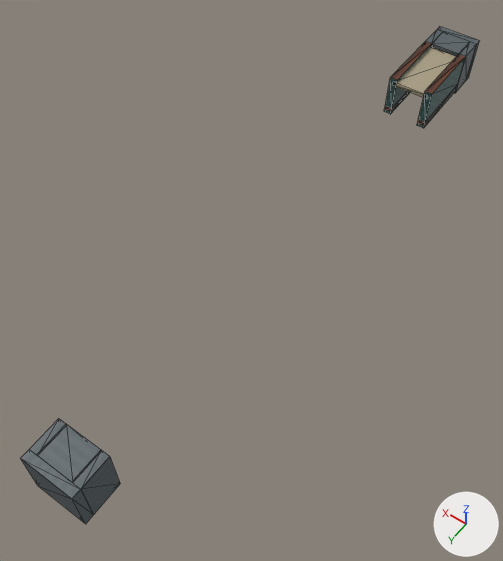
The FBX model Content/Models/level1.fbx: old version first, new version second.
Camera for both pictures: a 50 mm lens placed at (-108.0, 340.0, 242.0), pointed at (8.0, 179.0, -13.0). Arrows for +X, +Y and +Z are at lower right; the lights stay in place. The older version comes first. Mesh edges are drawn as thin lines. Where no turn or scale is listed for an object, it has been applied to the vertices.
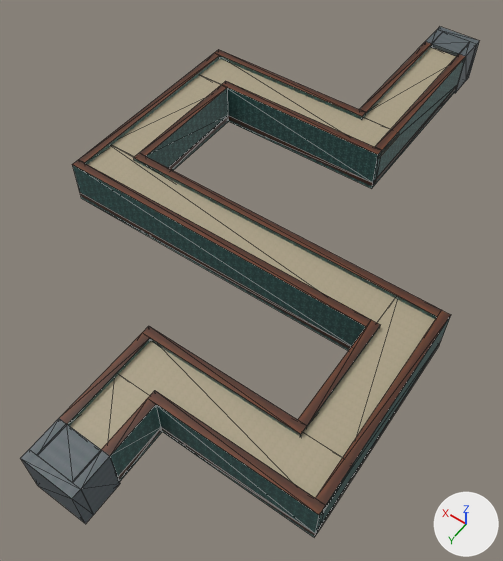
Location of each change, (x1, y1, x2, y2) in pixels of the pictures (503 x 561 px):
'Cube.027', added (cyan): after (72, 160, 371, 351)
'Cube.032', added (beige): after (119, 341, 343, 512)
'Cube.026', added (beige): after (88, 145, 395, 322)
'Cube.023', added (beige): after (304, 298, 435, 457)
'Cube.033', added: after (148, 390, 326, 537)
'Cube.011', added (cyan): after (222, 81, 382, 189)
'Cube.025', added: after (316, 310, 451, 527)
'Cube.003', added (beige): after (200, 59, 399, 157)
'Cube.028', added: after (134, 153, 441, 319)
'Cube.021', added: after (140, 85, 229, 170)
'Cube', moved, rescaled: before (417, 54, 466, 128); after (375, 54, 466, 183)
'Cube.029', added (beige): after (70, 375, 150, 449)
'Cube.002', moved, rescaled (52% wider, 57% taller): before (396, 47, 456, 99); after (364, 47, 456, 129)
'Cube.020', added (beige): after (112, 75, 220, 157)
'Cube.034', added: after (142, 326, 307, 437)
'Cube.031', added: after (101, 398, 162, 481)
'Cube.022', added: after (78, 53, 220, 165)
'Cube.024', added (brown): after (298, 320, 380, 427)
'Cube.030', added (brown): after (59, 333, 151, 426)
'Cube.012', added: after (215, 49, 366, 120)
'Cube.001', moved, rescaled: before (384, 42, 432, 114); after (360, 42, 432, 115)

Patch to the scene script:
```diff
--- a/Content/Models/level1.fbx.py
+++ b/Content/Models/level1.fbx.py
@@ me_cube_023 @@
-me_cube_023.from_pydata(...)  # 12 vertices, 20 faces; spans x 8.0..12.0, y 8.0..48.0, z -2.0..20.0
+me_cube_023.from_pydata(...)  # 12 vertices, 20 faces; spans x 8.0..12.0, y 8.0..80.0, z -2.0..20.0
+# me_cube_023 part 1: the whole mesh is scaled about its middle by (1, 1.8, 1), then moved by (0.0, 16.0, 0.0)
 me_cube_023.materials.append(mat_material_003)
@@ me_cube_022 @@
-me_cube_022.from_pydata(...)  # 12 vertices, 20 faces; spans x -12.0..-8.0, y 8.0..48.0, z -2.0..20.0
+me_cube_022.from_pydata(...)  # 12 vertices, 20 faces; spans x -12.0..-8.0, y 8.0..100.0, z -2.0..20.0
+# me_cube_022 part 2: the whole mesh is scaled about its middle by (1, 2.3, 1), then moved by (0.0, 26.0, 0.0)
 me_cube_022.materials.append(mat_material_003)
@@ me_cube_024 @@
-me_cube_024.from_pydata(...)  # 8 vertices, 12 faces; spans x -10.0..10.0, y 8.0..48.0, z 16.0..18.0
+me_cube_024.from_pydata(...)  # 8 vertices, 12 faces; spans x -10.0..10.0, y 8.0..82.0, z 16.0..18.0
+# me_cube_024 part 3: the whole mesh is scaled about its middle by (1, 1.85, 1), then moved by (0.0, 17.0, 0.0)
 me_cube_024.materials.append(mat_material_002)
@@ ob_cube_026 @@
+ob_cube_026 = bpy.data.objects.new('Cube.026', me_cube_066)  # a box spanning x -58.0..100.0, y 170.0..190.0, z 16.0..18.0; in mat_material_002 (picture img_ceiling_plaster_stain_png)
+ob_cube_026.location = (0.0, 0.0, 0.0)
@@ ob_cube_023 @@
+ob_cube_023 = bpy.data.objects.new('Cube.023', me_cube_063)  # a box spanning x -78.0..-58.0, y 168.0..242.0, z 16.0..18.0; in mat_material_002 (picture img_ceiling_plaster_stain_png)
+ob_cube_023.location = (0.0, 0.0, 0.0)
@@ ob_cube_025 @@
+ob_cube_025 = bpy.data.objects.new('Cube.025', me_cube_065)  # 12 vertices, 20 faces; spans x -80.0..-76.0, y 168.0..260.0, z -2.0..20.0; in mat_material_003 (picture img_wallpaper_andtrim_png)
+ob_cube_025.location = (0.0, 0.0, 0.0)
@@ ob_cube_003 @@
+ob_cube_003 = bpy.data.objects.new('Cube.003', me_cube_043)  # a box spanning x -12.0..100.0, y 82.0..102.0, z 16.0..18.0; in mat_material_002 (picture img_ceiling_plaster_stain_png)
+ob_cube_003.location = (0.0, 0.0, 0.0)
@@ ob_cube_021 @@
+ob_cube_021 = bpy.data.objects.new('Cube.021', me_cube_061)  # 12 vertices, 20 faces; spans x 76.0..80.0, y 104.0..168.0, z -2.0..20.0; in mat_material_003 (picture img_wallpaper_andtrim_png)
+ob_cube_021.location = (0.0, 0.0, 0.0)
@@ ob_cube_031 @@
+ob_cube_031 = bpy.data.objects.new('Cube.031', me_cube_071)  # 12 vertices, 20 faces; spans x -12.0..-8.0, y 264.0..288.0, z -2.0..20.0; in mat_material_003 (picture img_wallpaper_andtrim_png)
+ob_cube_031.location = (0.0, 0.0, 0.0)
@@ ob_cube_020 @@
+ob_cube_020 = bpy.data.objects.new('Cube.020', me_cube_060)  # a box spanning x 78.0..98.0, y 102.0..170.0, z 16.0..18.0; in mat_material_002 (picture img_ceiling_plaster_stain_png)
+ob_cube_020.location = (0.0, 0.0, 0.0)
@@ ob_cube_032 @@
+ob_cube_032 = bpy.data.objects.new('Cube.032', me_cube_072)  # a box spanning x -80.0..12.0, y 242.0..262.0, z 16.0..18.0; in mat_material_002 (picture img_ceiling_plaster_stain_png)
+ob_cube_032.location = (0.0, 0.0, 0.0)
@@ ob_cube_027 @@
+ob_cube_027 = bpy.data.objects.new('Cube.027', me_cube_067)  # 12 vertices, 20 faces; spans x -56.0..100.0, y 188.0..192.0, z -2.0..20.0; in mat_material_003 (picture img_wallpaper_andtrim_png)
+ob_cube_027.location = (0.0, 0.0, 0.0)
@@ ob_cube_012 @@
+ob_cube_012 = bpy.data.objects.new('Cube.012', me_cube_052)  # 12 vertices, 20 faces; spans x 8.0..100.0, y 80.0..84.0, z -2.0..20.0; in mat_material_003 (picture img_wallpaper_andtrim_png)
+ob_cube_012.location = (0.0, 0.0, 0.0)
@@ ob_cube_030 @@
+ob_cube_030 = bpy.data.objects.new('Cube.030', me_cube_070)  # 12 vertices, 20 faces; spans x 8.0..12.0, y 244.0..288.0, z -2.0..20.0; in mat_material_003 (picture img_wallpaper_andtrim_png)
+ob_cube_030.location = (0.0, 0.0, 0.0)
@@ ob_cube_011 @@
+ob_cube_011 = bpy.data.objects.new('Cube.011', me_cube_051)  # 12 vertices, 20 faces; spans x -12.0..80.0, y 100.0..104.0, z -2.0..20.0; in mat_material_003 (picture img_wallpaper_andtrim_png)
+ob_cube_011.location = (0.0, 0.0, 0.0)
@@ ob_cube_024 @@
+ob_cube_024 = bpy.data.objects.new('Cube.024', me_cube_064)  # 12 vertices, 20 faces; spans x -60.0..-56.0, y 188.0..240.0, z -2.0..20.0; in mat_material_003 (picture img_wallpaper_andtrim_png)
+ob_cube_024.location = (0.0, 0.0, 0.0)
@@ ob_cube_033 @@
+ob_cube_033 = bpy.data.objects.new('Cube.033', me_cube_073)  # 12 vertices, 20 faces; spans x -80.0..-8.0, y 260.0..264.0, z -2.0..20.0; in mat_material_003 (picture img_wallpaper_andtrim_png)
+ob_cube_033.location = (0.0, 0.0, 0.0)
@@ ob_cube_028 @@
+ob_cube_028 = bpy.data.objects.new('Cube.028', me_cube_068)  # 12 vertices, 20 faces; spans x -76.0..80.0, y 168.0..172.0, z -2.0..20.0; in mat_material_003 (picture img_wallpaper_andtrim_png)
+ob_cube_028.location = (0.0, 0.0, 0.0)
@@ ob_cube_029 @@
+ob_cube_029 = bpy.data.objects.new('Cube.029', me_cube_069)  # a box spanning x -10.0..10.0, y 262.0..288.0, z 16.0..18.0; in mat_material_002 (picture img_ceiling_plaster_stain_png)
+ob_cube_029.location = (0.0, 0.0, 0.0)
@@ ob_cube_034 @@
+ob_cube_034 = bpy.data.objects.new('Cube.034', me_cube_074)  # 12 vertices, 20 faces; spans x -60.0..12.0, y 240.0..244.0, z -2.0..20.0; in mat_material_003 (picture img_wallpaper_andtrim_png)
+ob_cube_034.location = (0.0, 0.0, 0.0)
@@ ob_cube_022 @@
+ob_cube_022 = bpy.data.objects.new('Cube.022', me_cube_062)  # 12 vertices, 20 faces; spans x 96.0..100.0, y 84.0..188.0, z -2.0..20.0; in mat_material_003 (picture img_wallpaper_andtrim_png)
+ob_cube_022.location = (0.0, 0.0, 0.0)
```
